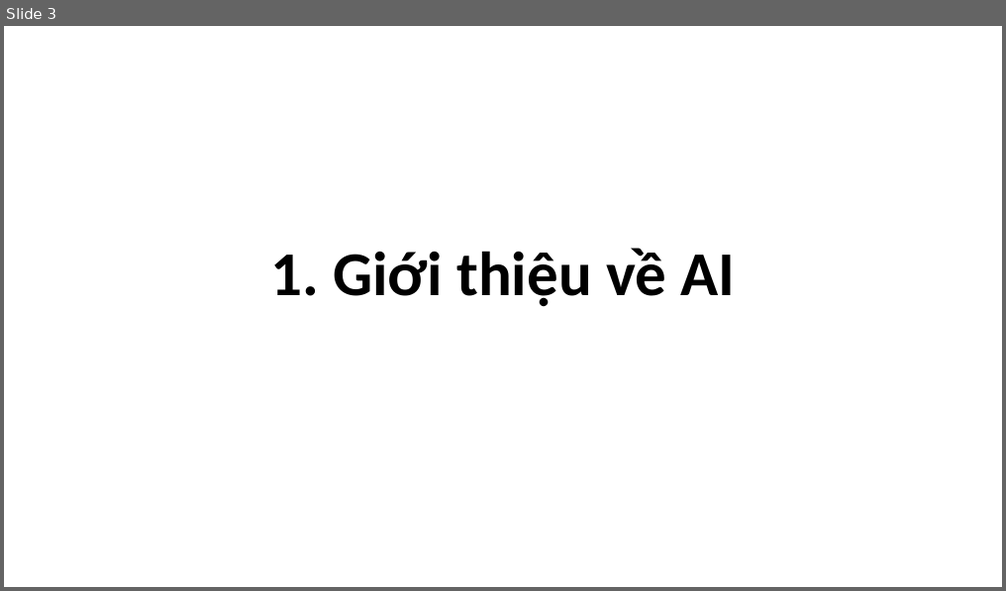
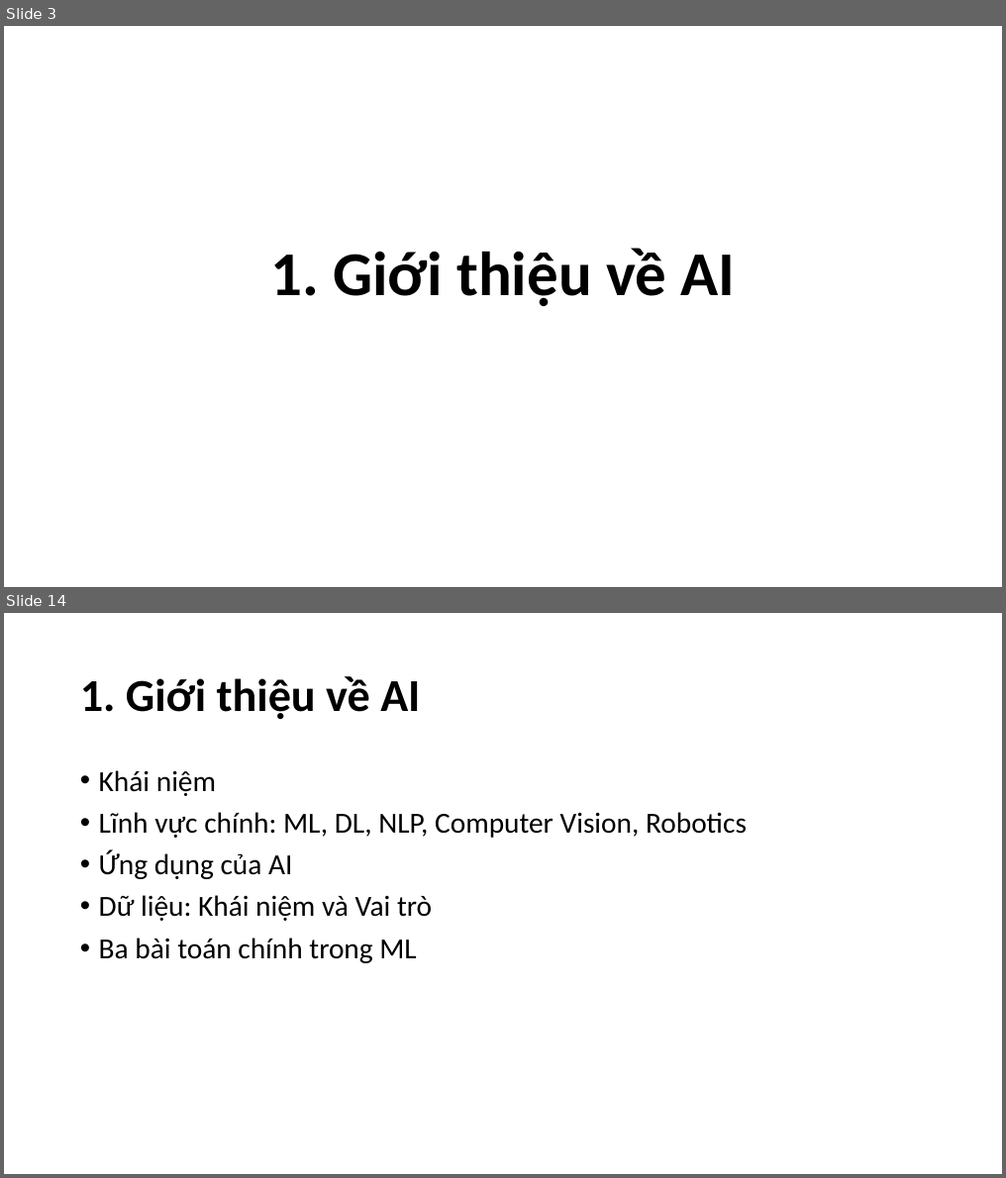
Before and after one commit to doantiendung0210/chuan-bi-lab, a slide deck: Tuan_1/Báo cáo tuần 1.pptx. Shown one above the other, each under a label of ours: slide 3 before the commit, slides 3 and 14 after it; the slides between them are not shown. The pictures are 1006x591 and 1006x1178 pixels, drawn with LibreOffice and Linux fonts; fonts in the diff are those of the drawing. Boxes give left, top, right and bottom in pixels: in the first picture for what was removed or moved away, otherwise in the second. Text is boxed around its words. In the diff, an @@ line names an element or a change of style, - is before the commit and + after.

```diff
--- a/Tuan_1/Báo cáo tuần 1.pptx
+++ b/Tuan_1/Báo cáo tuần 1.pptx
@@ slide 14 added at bbox=[4, 613, 1002, 1174], background #FFFFFF @@
@@ title added at bbox=[80, 676, 420, 720], 44 pt, text #000000, bold @@
+1. Giới thiệu về AI
@@ text added at bbox=[99, 770, 746, 963], 28 pt, text #000000 @@
+• Khái niệm
+• Lĩnh vực chính: ML, DL, NLP, Computer Vision, Robotics
+• Ứng dụng của AI
+• Dữ liệu: Khái niệm và Vai trò
+• Ba bài toán chính trong ML
```
Also in this commit, not shown: 1 slide changed, 25 other slides added.
